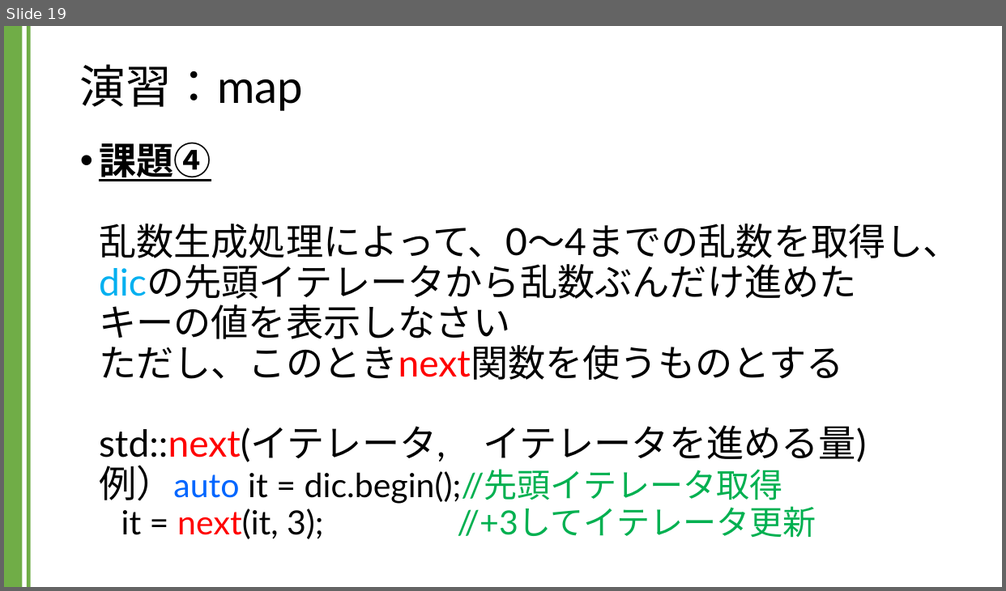
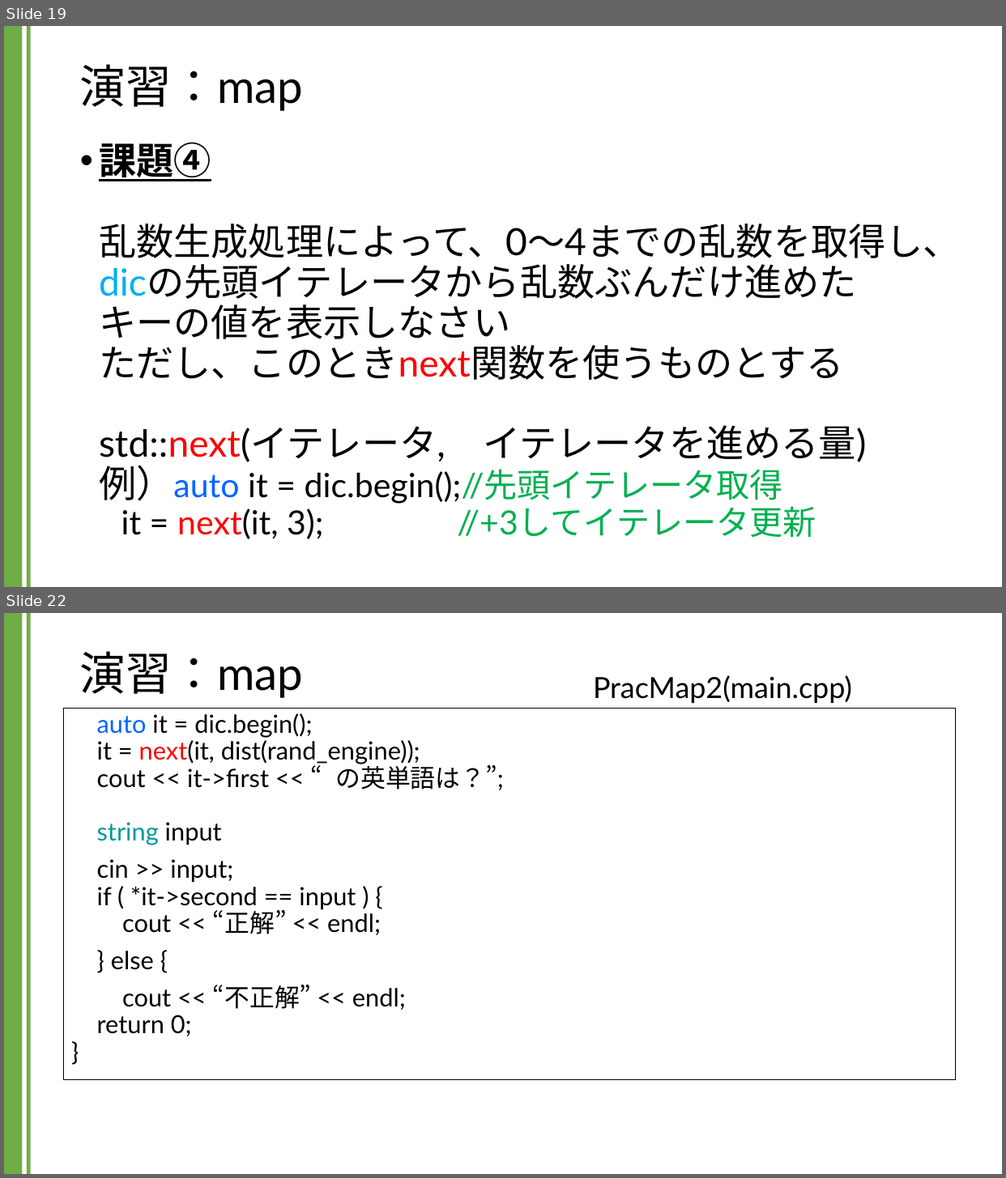
Before and after one commit to kic-murata/cpp2024, a slide deck: 授業資料/演習課題：map.pptx. Shown one above the other, each under a label of ours: slide 19 before the commit, slides 19 and 22 after it; the slides between them are not shown. The pictures are 1006x591 and 1006x1178 pixels, drawn with LibreOffice and Linux fonts; fonts in the diff are those of the drawing. Boxes give left, top, right and bottom in pixels: in the first picture for what was removed or moved away, otherwise in the second. Text is boxed around its words. In the diff, an @@ line names an element or a change of style, - is before the commit and + after.

```diff
--- a/授業資料/演習課題：map.pptx
+++ b/授業資料/演習課題：map.pptx
@@ slide 22 added at box(4, 613, 1002, 1174), background #FFFFFF; not listed: 2 template elements that a slide beside it also shows @@
@@ title added at box(80, 651, 304, 698), 44 pt, text #000000 @@
+演習：map
@@ text added at box(593, 675, 852, 703), 28 pt, text #000000 @@
+PracMap2(main.cpp)
@@ text added at box(64, 708, 956, 1080), fill #FFFFFF, outline #000000 0.75 pt, 24 pt, text #000000 @@
+auto it = dic.begin();
+it = next(it, dist(rand_engine));
+cout << it->first << “の英単語は？”;
+string input
+cin >> input;
+if ( *it->second == input ) {
+cout << “正解” << endl;
+} else {
+cout << “不正解” << endl;
+return 0;
+}
```
Also in this commit, not shown: 2 slides changed, 1 other slide added, 1 other file.
